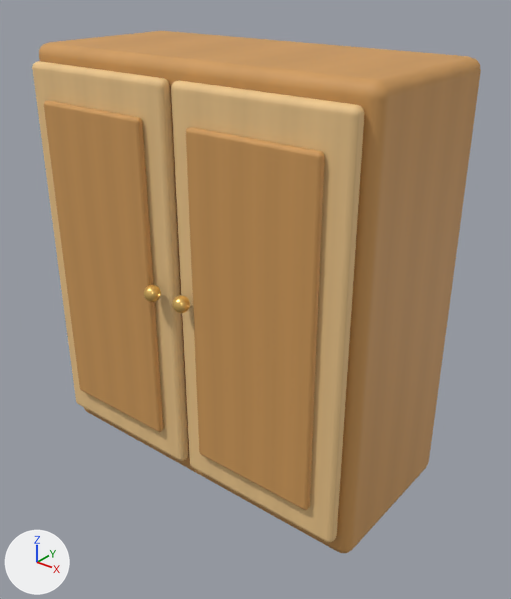
Before and after pictures for a commit that changed the glTF model Web/public/art/items/CABINET.glb.
Rendered twice from a 50 mm lens placed at (1.107, -1.337, 1.329), pointed at (0.059, -0.028, 0.517). The axes (+X, +Y, +Z) are drawn at lower left. The lights are the same throughout. The older version comes first. Vertices at exactly the same position are counted once.

The first picture shows 'CABINET'.
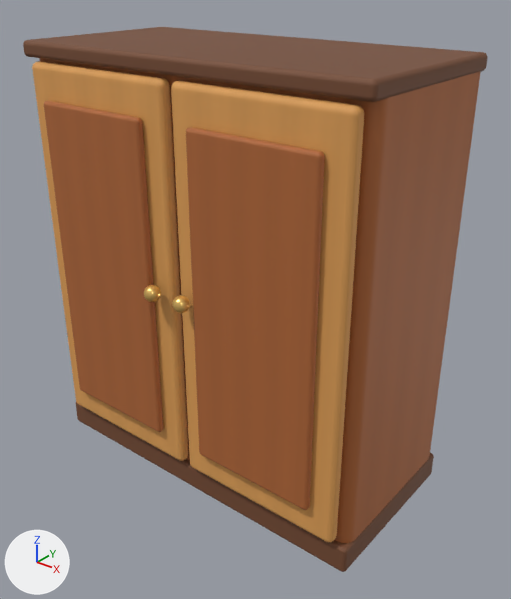
The change, as a list of edits to the scene's bpy script:
```text
Change mat_wood_classic:
    where n2 = _N.new('ShaderNodeMix'); n2.name = 'Mix'
    n2.inputs[7].default_value: (0.66, 0.34, 0.105, 1.0) -> (0.456, 0.141, 0.038, 1.0)  # 'B', orange #d49e5b -> 'B', orange #b46937
Change mat_wood_light_classic:
    where n2 = _N.new('ShaderNodeMix'); n2.name = 'Mix'
    n2.inputs[7].default_value: (0.9, 0.6, 0.27, 1.0) -> (0.79, 0.376, 0.102, 1.0)  # 'B', beige #f3cb8e -> 'B', orange #e6a55a
Change me_cabinet:
    used by ob_cabinet; parent = ob_wreckabulary_exportroot; location = (0.0, 0.0, 0.0); rotation_euler = (0.0, 0.0, -3.142), in degrees (0, 0, -180)
    remove me_cabinet.from_pydata(...)  # 1818 vertices, 3600 faces; spans x -0.495..0.495, y -0.311..0.225, z 0.0..1.135
    add me_cabinet.from_pydata(...)  # 2122 vertices, 4200 faces; spans x -0.499..0.499, y -0.311..0.229, z 0.0..1.143
    me_cabinet part 1: a new loose piece of 152 vertices spanning x -0.499..0.499, y -0.255..0.229, z 1.103..1.143, in mat_wood_dark_classic (brown #764b31)
    me_cabinet part 2: a new loose piece of 152 vertices spanning x -0.499..0.499, y -0.24..0.229, z 0.0..0.075, in mat_wood_dark_classic (brown #764b31)
```

Changed parts and their boxes (x1, y1, x2, y2) in the pictures (511 x 599 px):
'CABINET', surface changed, reshaped (darker)
    before: (32, 31, 481, 553)
    after: (23, 27, 488, 572)
part 1 of me_cabinet, added (brown)
    after: (23, 27, 488, 102)
part 2 of me_cabinet, added
    after: (76, 402, 434, 572)
